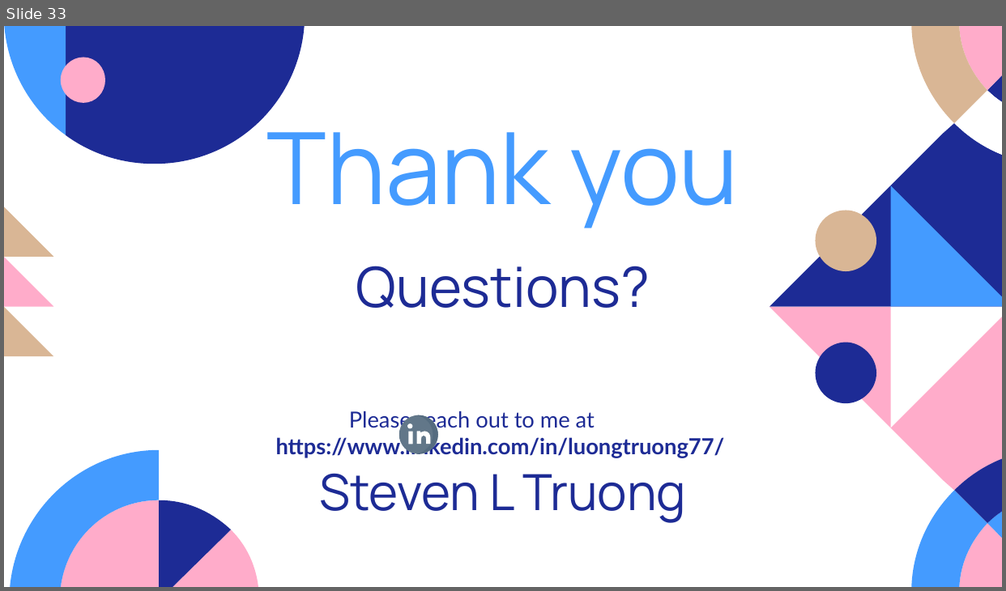
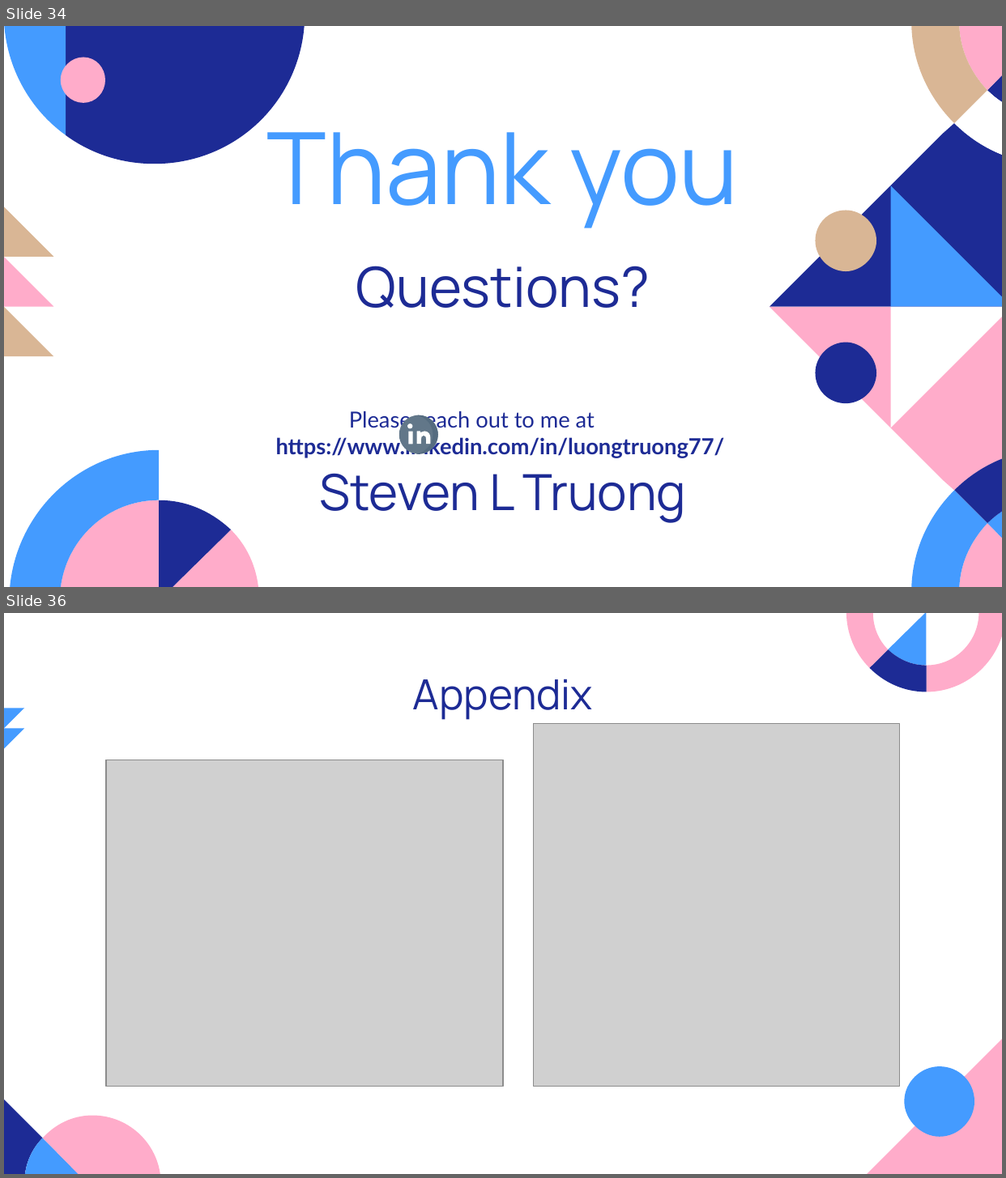
Before and after one commit to luongtruong77/classification-loan-default-risk-detection, a slide deck: Presentation.pptx. Shown one above the other, each under a label of ours: slide 33 before the commit, slides 34 and 36 after it; the slides between them are not shown. The pictures are 1006x591 and 1006x1178 pixels, drawn with LibreOffice and Linux fonts; fonts in the diff are those of the drawing; grey boxes stand for pictures. Boxes give left, top, right and bottom in pixels: in the first picture for what was removed or moved away, otherwise in the second. Text is boxed around its words. In the diff, an @@ line names an element or a change of style, - is before the commit and + after.

Commit message:
add appendix

```diff
--- a/Presentation.pptx
+++ b/Presentation.pptx
@@ slide 36 added at (x1=4, y1=613, x2=1002, y2=1174), background #FFFFFF @@
@@ group added at (x1=846, y1=613, x2=1002, y2=692): 4 freeform shapes @@
@@ title added at (x1=413, y1=679, x2=593, y2=720), 30 pt, text #1D2B95 @@
+Appendix
@@ freeform shape added at (x1=4, y1=708, x2=24, y2=728), fill #449BFF @@
@@ freeform shape added at (x1=4, y1=729, x2=24, y2=749), fill #449BFF @@
@@ picture added at (x1=533, y1=724, x2=899, y2=1087) @@
@@ picture added at (x1=106, y1=760, x2=503, y2=1087) @@
@@ freeform shape added at (x1=863, y1=1038, x2=1002, y2=1174), fill #FFACCA @@
@@ freeform shape added at (x1=904, y1=1067, x2=974, y2=1137), fill #449BFF @@
@@ freeform shape added at (x1=4, y1=1097, x2=43, y2=1174), fill #1D2B95 @@
@@ freeform shape added at (x1=29, y1=1116, x2=160, y2=1174), fill #FFACCA @@
@@ freeform shape added at (x1=24, y1=1138, x2=112, y2=1174), fill #449BFF @@
@@ what was slide 33 is now slide 34 @@
```
Also in this commit, not shown: 2 other slides added, 5 other files.
